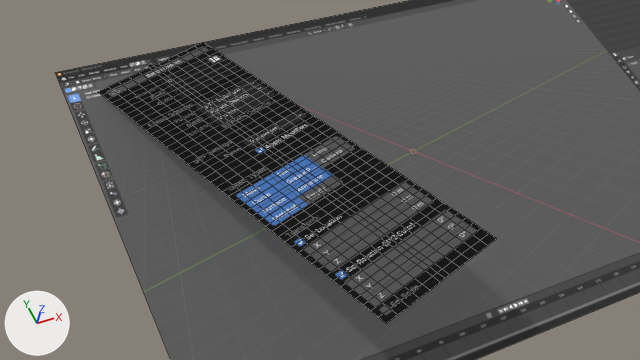
The Blender file FeaturedImage.blend, before and after one commit.
Rendered twice from the file's camera 'Camera'. The axes (+X, +Y, +Z) are drawn at lower left. The lights are the same throughout. Mesh edges are drawn as thin lines.

Script lines for the objects in view, before the commit:
```python
mat_superduperbatchexporterpanel = emission_material('SuperDuperBatchExporterPanel')
mat_superduperbatchexporterpanel.texture = img_superduperbatchexporterpanel_png
me_2025_04_08_12_25 = bpy.data.meshes.new('2025-04-08_12-25')
me_2025_04_08_12_25.from_pydata(...)  # 4 vertices, 1 face; spans x -0.89..0.89, y -0.5..0.5, z 0.0
me_2025_04_08_12_25.materials.append(mat_2025_04_08_12_25)
me_superduperbatchexporterpanel = bpy.data.meshes.new('SuperDuperBatchExporterPanel')
me_superduperbatchexporterpanel.from_pydata(...)  # 638 vertices, 578 faces; spans x -0.157..0.152, y -0.946..0.0, z 0.0
me_superduperbatchexporterpanel.materials.append(mat_superduperbatchexporterpanel)  # picture img_superduperbatchexporterpanel_png
ob_2025_04_08_12_25 = bpy.data.objects.new('2025-04-08_12-25', me_2025_04_08_12_25)
ob_2025_04_08_12_25.location = (0.0, 0.0, 0.0)
ob_superduperbatchexporterpanel = bpy.data.objects.new('SuperDuperBatchExporterPanel', me_superduperbatchexporterpanel)
ob_superduperbatchexporterpanel.location = (-0.669, 0.464, 0.006)
ob_superduperbatchexporterpanel.rotation_euler = (-0.284, 0.00532, 0.276)  # degrees (-16, 0.3, 16)
```
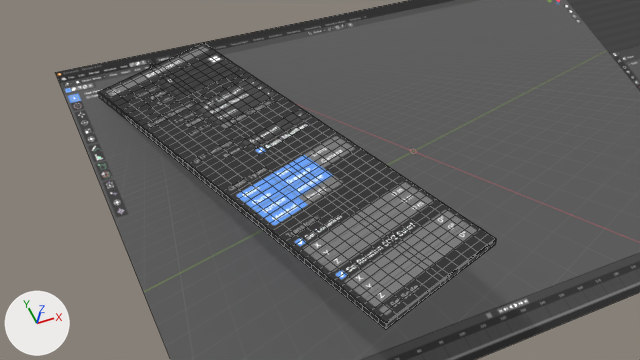
Edits to the scene script, one JSON object a line:
```json
{"block": "mat_superduperbatchexporterpanel", "where": "n1 = _N.new('ShaderNodeTexImage'); n1.name = 'Image Texture'"}
{"block": "mat_superduperbatchexporterpanel", "where": "n0 = _N.new('ShaderNodeOutputMaterial'); n0.name = 'Material Output'"}
{"op": "remove", "block": "mat_superduperbatchexporterpanel", "code": "n2 = _N.new('ShaderNodeEmission'); n2.name = 'Emission'"}
{"op": "remove", "block": "mat_superduperbatchexporterpanel", "code": "_L.new(n1.outputs[0], n2.inputs[0])  # 'Color' to 'Color'"}
{"op": "remove", "block": "mat_superduperbatchexporterpanel", "code": "_L.new(n2.outputs[0], n0.inputs[0])  # 'Emission' to 'Surface'"}
{"op": "add", "block": "mat_superduperbatchexporterpanel", "code": "n3 = _N.new('ShaderNodeBsdfPrincipled'); n3.name = 'Principled BSDF'"}
{"op": "add", "block": "mat_superduperbatchexporterpanel", "code": "n3.inputs[2].default_value = 0.395  # 'Roughness'"}
{"op": "add", "block": "mat_superduperbatchexporterpanel", "code": "n3.inputs[28].default_value = 1.1  # 'Emission Strength'"}
{"op": "add", "block": "mat_superduperbatchexporterpanel", "code": "_L.new(n1.outputs[0], n3.inputs[0])  # 'Color' to 'Base Color'"}
{"op": "add", "block": "mat_superduperbatchexporterpanel", "code": "_L.new(n1.outputs[1], n3.inputs[4])  # 'Alpha' to 'Alpha'"}
{"op": "add", "block": "mat_superduperbatchexporterpanel", "code": "_L.new(n3.outputs[0], n0.inputs[0])  # 'BSDF' to 'Surface'"}
{"op": "add", "block": "mat_superduperbatchexporterpanel", "code": "_L.new(n1.outputs[0], n3.inputs[27])  # 'Color' to 'Emission Color'"}
{"op": "add", "block": "ob_superduperbatchexporterpanel", "code": "_m = ob_superduperbatchexporterpanel.modifiers.new('Solidify', 'SOLIDIFY')"}
{"op": "add", "block": "ob_superduperbatchexporterpanel", "code": "_m.thickness = 0.018"}
{"op": "add", "block": "ob_superduperbatchexporterpanel", "code": "_m = ob_superduperbatchexporterpanel.modifiers.new('Bevel', 'BEVEL')"}
{"op": "add", "block": "ob_superduperbatchexporterpanel", "code": "_m.width = 0.002"}
{"op": "add", "block": "ob_superduperbatchexporterpanel", "code": "_m.width_pct = 0.002"}
{"op": "add", "block": "ob_superduperbatchexporterpanel", "code": "_m.segments = 2"}
```

Boxes [x1, y1, x2, y2] around the edits, measured in the pictures (640 x 360 px):
```json
{"object": "SuperDuperBatchExporterPanel", "change": "recoloured, modifiers changed", "before": [98, 42, 497, 324], "after": [98, 43, 496, 329]}
```
